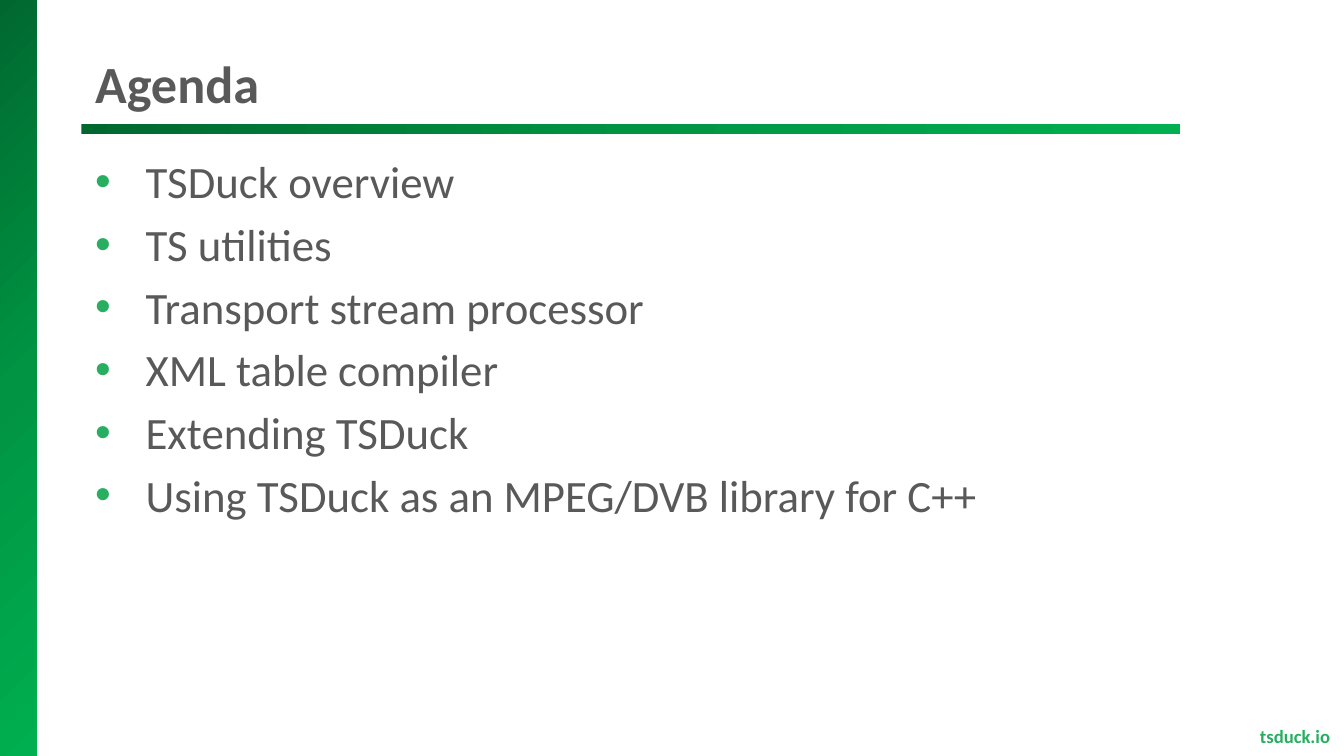
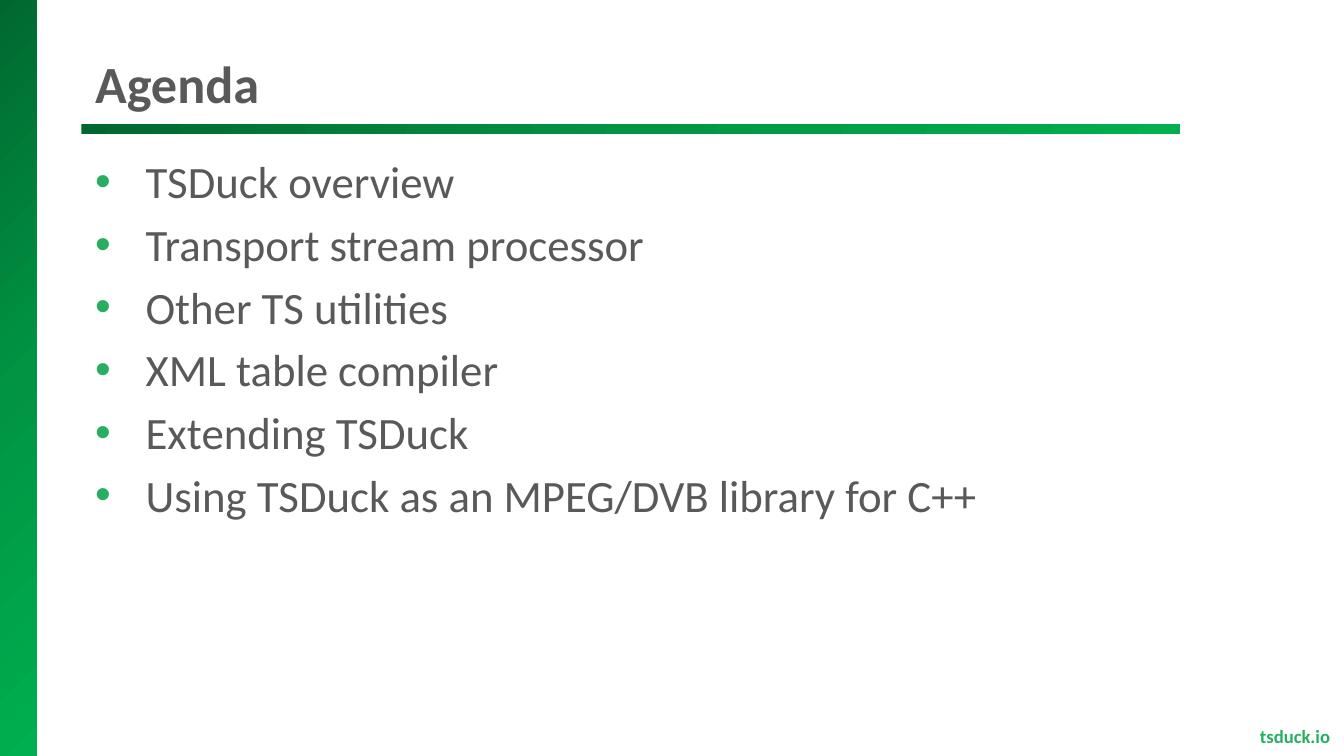
Before and after one commit to tsduck/tsduck, a slide deck: slide 2 of doc/tsduck-presentation.pptx. Drawn at 1344x756 pixels with LibreOffice and Linux fonts; fonts in the diff are those of the drawing; background and template pictures are left out. Boxes give left, top, right and bottom in pixels: in the first picture for what was removed or moved away, otherwise in the second. Text is boxed around its words. In the diff, an @@ line names an element or a change of style, - is before the commit and + after.

```diff
--- a/doc/tsduck-presentation.pptx
+++ b/doc/tsduck-presentation.pptx
@@ text at [146,230,332,262]: paragraph removed @@
-• TS utilities
@@ text at [146,293,448,325]: paragraph added @@
+• Other TS utilities
```
Also in this commit, not shown: 6 other slides changed, 1 slide added, 3 other files.
